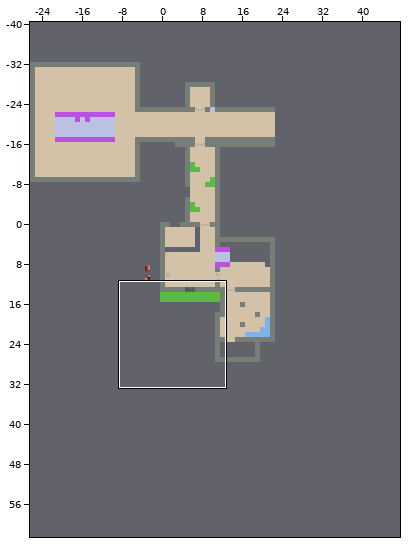
Tiled map (JSON), stored at public/maps/map.json. The picture above shows the old version from afar; the outline marks the close-up.
Close-up. The starting point:
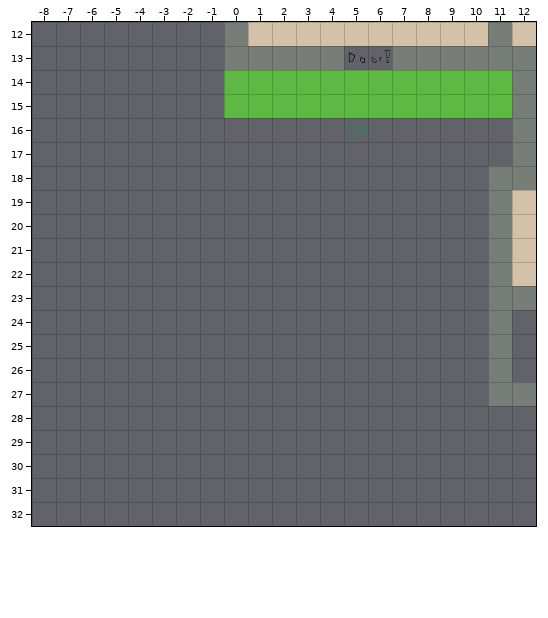
Cells are 64x64 px. Shown: x -8..12, y 12..32. The commit also changed other parts of the map, which this record leaves out.
New version:
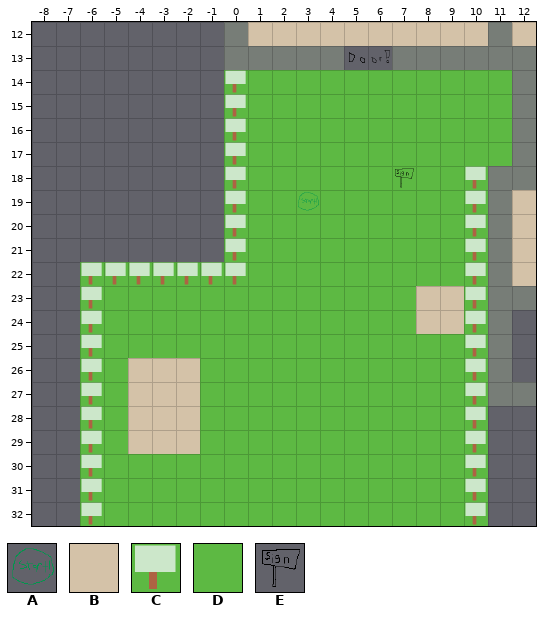
Key: from "tileset": A 0 "characterStart", B 18, C 25, D 26, E 39 "outdoorSign".
_ is an empty cell.
Objects are placed by their top-left corner, in cells (3,4 is the top-left corner of cell 3,4); size is 1x1 cell unless given.
What changed:
Layer "L1/Reality Ground Layer 1":
Tile B now appears in rows 23 to 24 at x 8 to 9; in rows 26 to 29 at x -4 to -2.
The author changed tile D to tile C in rows 14 to 15 at x 0.
Tile C now appears in rows 16 to 17 at x 0; in rows 18 to 21 at x 0 and 10; in row 22 at x -6 to 0 and 10; in rows 23 to 32 at x -6 and 10.
Tile D now appears in rows 16 to 17 at x 1 to 11; in rows 18 to 22 at x 1 to 9; in rows 23 to 24 at x -5 to 7; in row 25 at x -5 to 9; in rows 26 to 29 at x -5 and -1 to 9; in rows 30 to 32 at x -5 to 9.
Layer "L1/Reality Object Layer 1":
Object A "characterStart" at 5,16 becomes A "characterStart" at 3,19.
A new object: E "outdoorSign" at 7,18.
